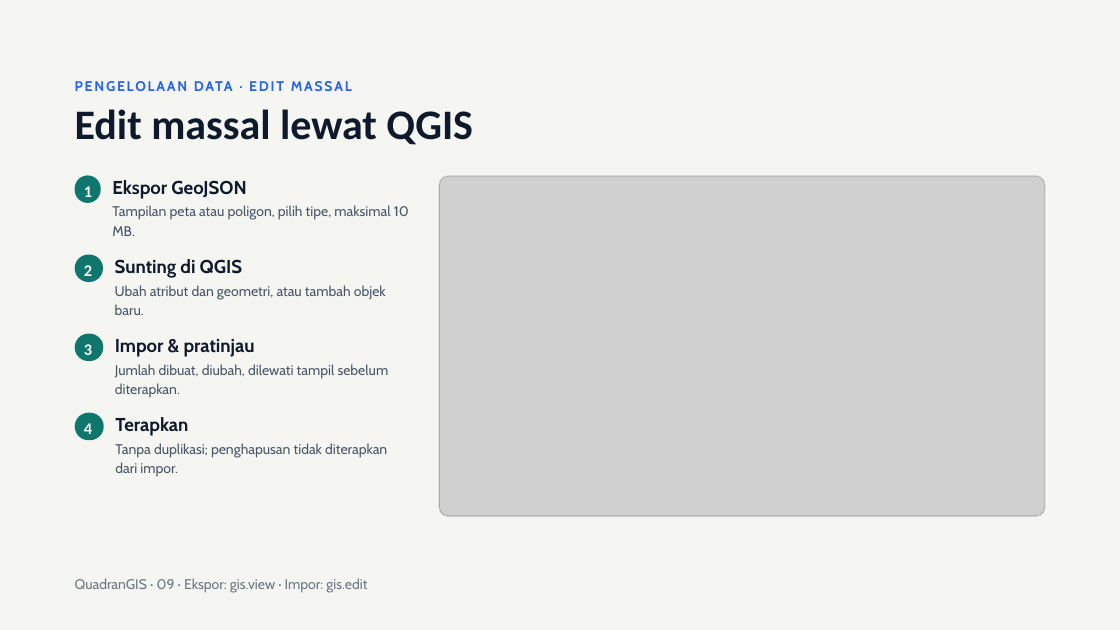
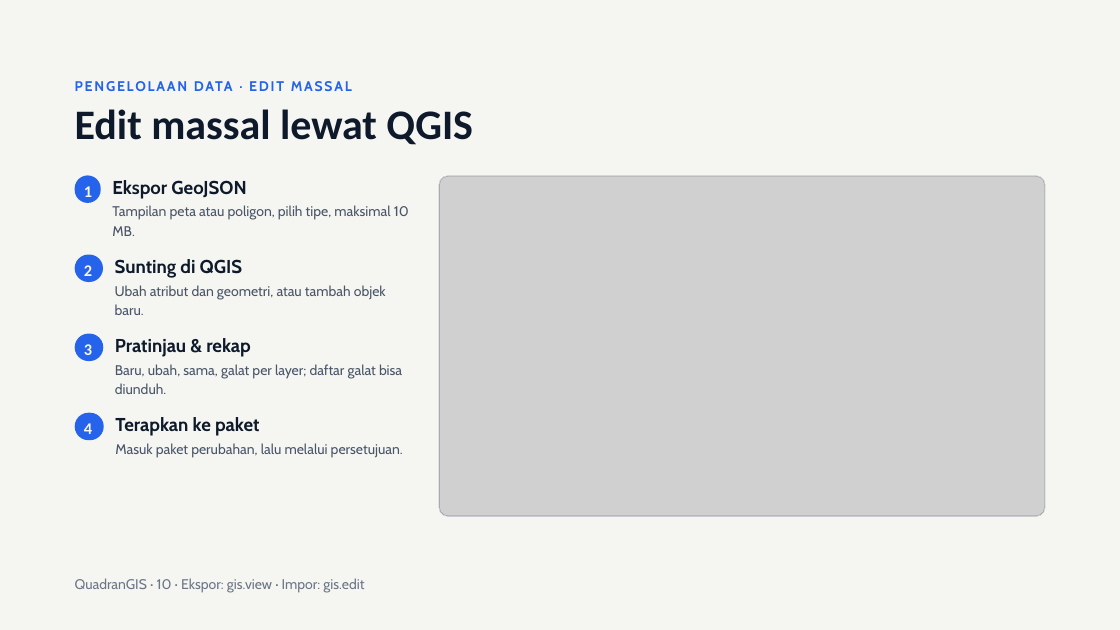
Before and after one commit to hendrapoernama/quadranGIS, a slide deck: slide 10 of docs/Presentasi QuadranGIS.pptx (slide 9 before the commit). Drawn at 1120x630 pixels with LibreOffice and Linux fonts; fonts in the diff are those of the drawing; grey boxes stand for pictures. Boxes give left, top, right and bottom in pixels: in the first picture for what was removed or moved away, otherwise in the second. Text is boxed around its words. In the diff, an @@ line names an element or a change of style, - is before the commit and + after.

```diff
--- a/docs/Presentasi QuadranGIS.pptx
+++ b/docs/Presentasi QuadranGIS.pptx
@@ text at (115, 338, 251, 357): text changed @@
-Impor & pratinjau
+Pratinjau & rekap
@@ text at (115, 364, 402, 394): text changed @@
-Jumlah dibuat, diubah, dilewati tampil sebelum diterapkan.
+Baru, ubah, sama, galat per layer; daftar galat bisa diunduh.
@@ fill #0F766E to #2563EB in 4 elements at (75, 176, 101, 203), (75, 255, 103, 282), (75, 334, 103, 361), (75, 413, 104, 440) @@
@@ text at (115, 417, 260, 436): text changed @@
-Terapkan
+Terapkan ke paket
@@ text at (115, 443, 403, 458): text changed @@
-Tanpa duplikasi; penghapusan tidak diterapkan dari impor.
+Masuk paket perubahan, lalu melalui persetujuan.
@@ text at (75, 578, 364, 593): text changed @@
-QuadranGIS · 09 · Ekspor: gis.view · Impor: gis.edit
+QuadranGIS · 10 · Ekspor: gis.view · Impor: gis.edit
```
Also in this commit, not shown: 19 other slides changed, 8 slides added, 55 other files.
